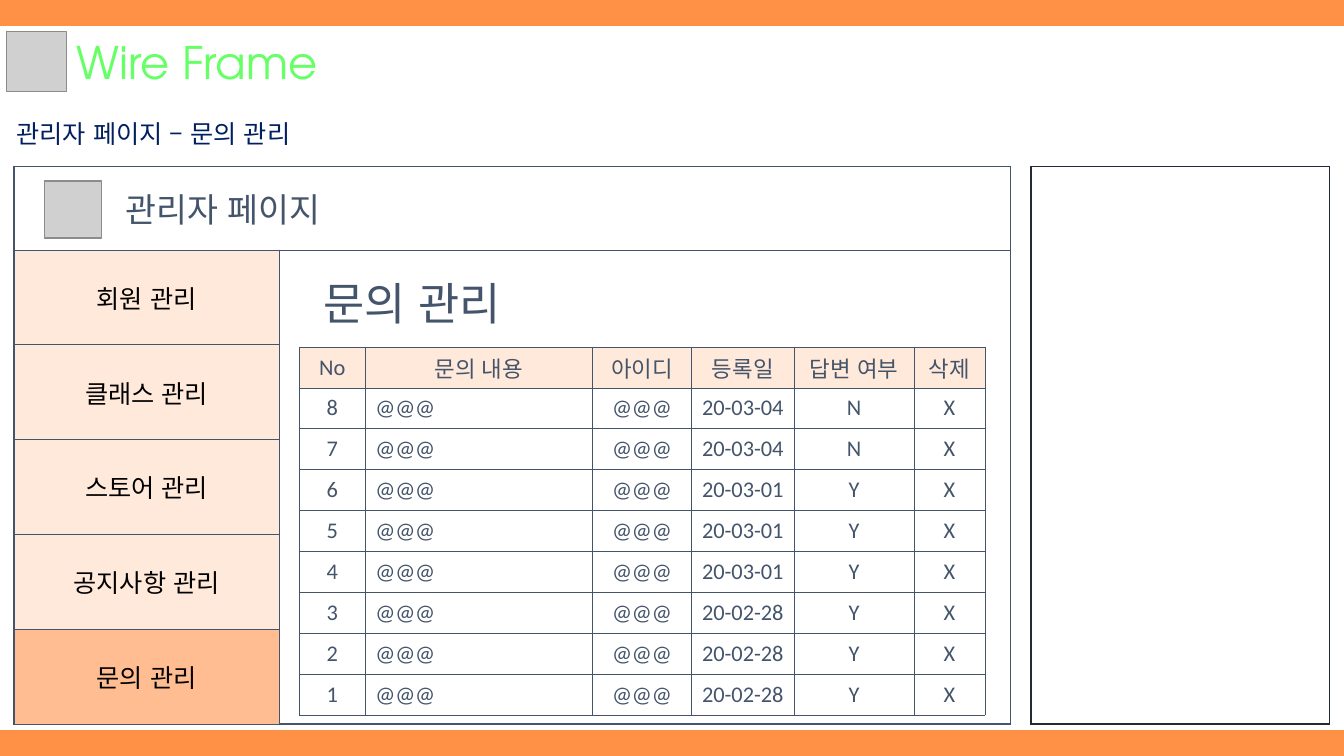
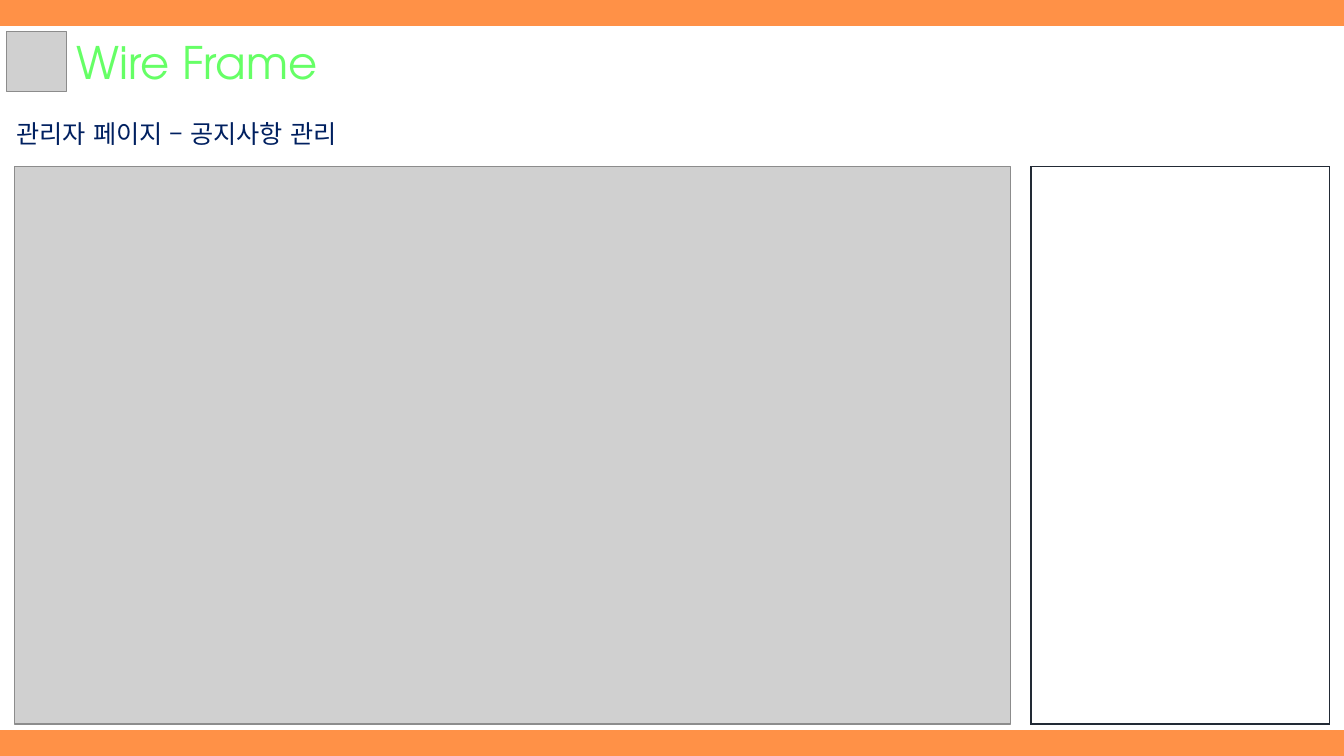
Before and after one commit to hhsw07/ezen-academy-projects, a slide deck: slide 13 of WebContent/hsw/3조 하비팩토리_hsw.pptx. Drawn at 1344x756 pixels with LibreOffice and Linux fonts; fonts in the diff are those of the drawing; grey boxes stand for pictures. Boxes give left, top, right and bottom in pixels: in the first picture for what was removed or moved away, otherwise in the second. Text is boxed around its words. In the diff, an @@ line names an element or a change of style, - is before the commit and + after.

```diff
--- a/WebContent/hsw/3조 하비팩토리_hsw.pptx
+++ b/WebContent/hsw/3조 하비팩토리_hsw.pptx
@@ text at bbox=[17, 122, 336, 145]: text changed @@
-관리자 페이지 – 문의 관리
+관리자 페이지 – 공지사항 관리
@@ rectangle removed at bbox=[14, 166, 1011, 724] @@
@@ picture added at bbox=[14, 166, 1011, 724] @@
@@ picture removed at bbox=[44, 181, 102, 239] @@
@@ text removed at bbox=[125, 194, 320, 225] @@
-관리자 페이지
@@ line removed from (14, 250) to (1011, 250) @@
@@ table removed at bbox=[14, 250, 279, 724], 5 rows, 1 columns @@
-회원 관리
-클래스 관리
-스토어 관리
-공지사항 관리
-문의 관리
@@ line removed from (279, 250) to (279, 724) @@
@@ text removed at bbox=[323, 283, 500, 324] @@
-문의 관리
@@ table removed at bbox=[299, 347, 984, 715], 9 rows, 6 columns @@
-No | 문의 내용 | 아이디 | 등록일 | 답변 여부 | 삭제
-8 | @@@ | @@@ | 20-03-04 | N | X
-7 | @@@ | @@@ | 20-03-04 | N | X
-6 | @@@ | @@@ | 20-03-01 | Y | X
-5 | @@@ | @@@ | 20-03-01 | Y | X
-4 | @@@ | @@@ | 20-03-01 | Y | X
-3 | @@@ | @@@ | 20-02-28 | Y | X
-2 | @@@ | @@@ | 20-02-28 | Y | X
-1 | @@@ | @@@ | 20-02-28 | Y | X
```
Also in this commit, not shown: 4 other slides changed, 5 slides added, 1 slide removed, 9 other files.
